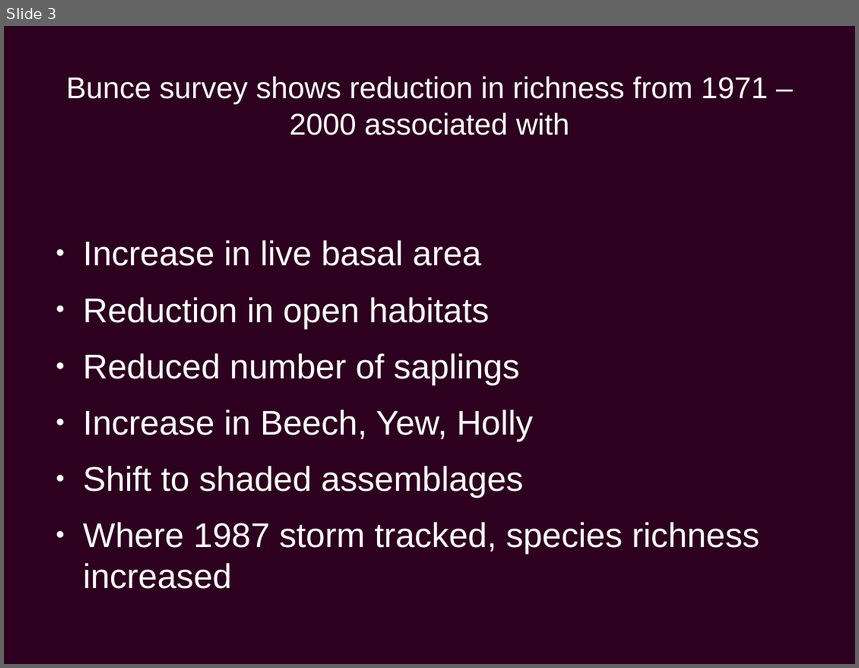
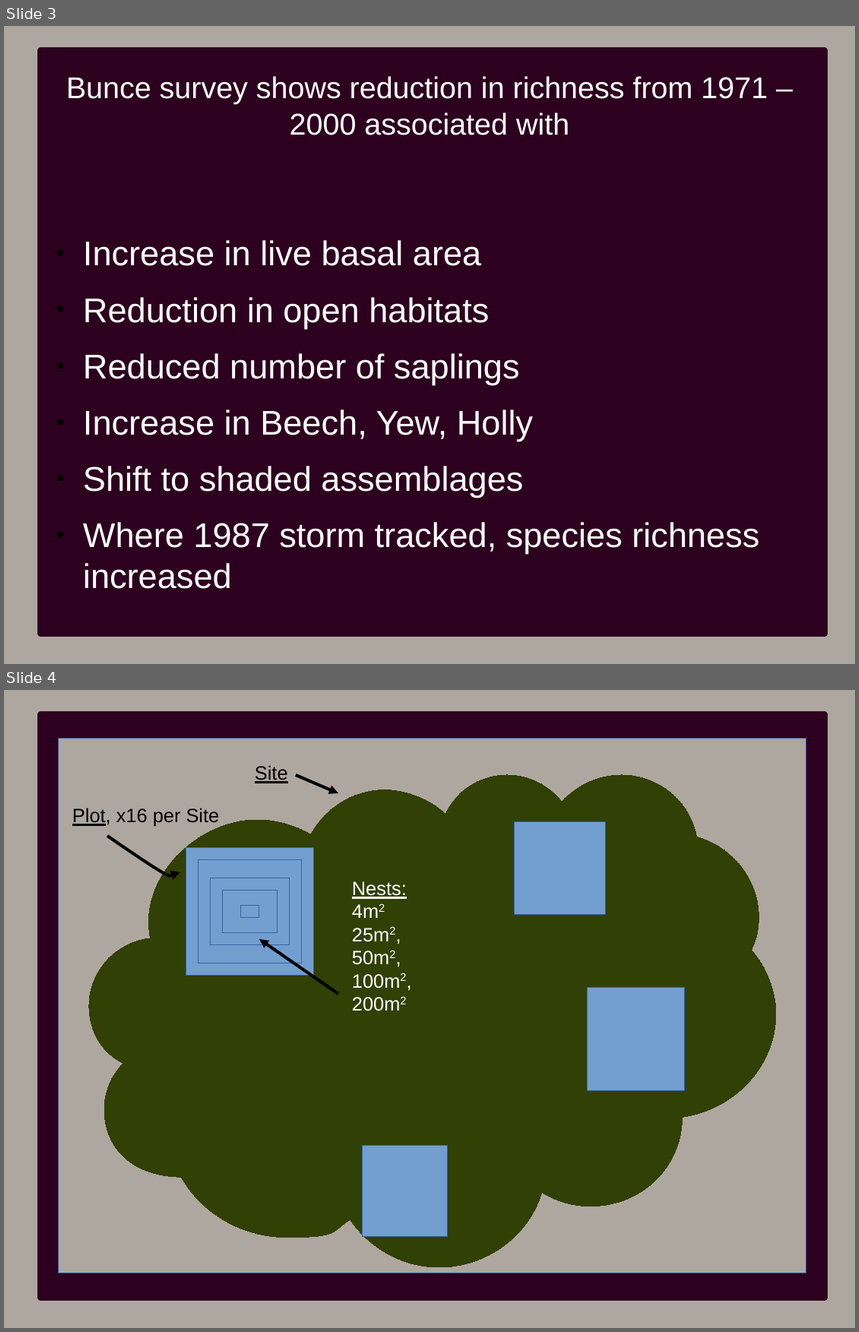
Before and after one commit to PetraGuy/CMEECourseWork, a slide deck: CMEEMainProject/Talk1.odp. Shown one above the other, each under a label of ours: slide 3 before the commit, slides 3 and 4 after it. The pictures are 859x668 and 859x1332 pixels, drawn with LibreOffice and Linux fonts; fonts in the diff are those of the drawing. Boxes give left, top, right and bottom in pixels: in the first picture for what was removed or moved away, otherwise in the second. Text is boxed around its words. In the diff, an @@ line names an element or a change of style, - is before the commit and + after.

```diff
--- a/CMEEMainProject/Talk1.odp
+++ b/CMEEMainProject/Talk1.odp
@@ slide 4 added at (4, 690, 855, 1328), background #AEA79F @@
@@ rectangle added at (40, 714, 825, 1298), fill #2C001E, outline #2C001E 5.67 pt @@
@@ rectangle added at (59, 739, 807, 1274), fill #AEA79F, outline #3465A4 0 pt @@
@@ freeform shape added at (89, 775, 776, 1268), fill #314004, outline #314004 0 pt @@
@@ text added at (255, 765, 288, 783), 18 pt, text #000000, underline @@
+Site
@@ freeform shape added at (296, 775, 338, 793), outline #000000 2.83 pt @@
@@ text added at (72, 808, 220, 826), 18 pt, text #000000 @@
+Plot, x16 per Site
@@ rectangle added at (515, 822, 606, 915), fill #729FCF, outline #3465A4 0 pt @@
@@ freeform shape added at (107, 836, 181, 875), outline #000000 2.83 pt @@
@@ rectangle added at (186, 848, 314, 976), fill #729FCF, outline #3465A4 0 pt @@
@@ rectangle added at (199, 860, 302, 964), fill #729FCF, outline #3465A4 0 pt @@
@@ rectangle added at (211, 878, 290, 945), fill #729FCF, outline #3465A4 0 pt @@
@@ rectangle added at (223, 891, 278, 933), fill #729FCF, outline #3465A4 0 pt @@
@@ text added at (352, 882, 407, 899), 18 pt, text #FFFFFF @@
+Nests:
+4m2
+25m2,
+50m2,
+100m2,
+200m2
@@ rectangle added at (241, 907, 259, 919), fill #729FCF, outline #3465A4 0 pt @@
@@ arrow added from (338, 994) to (259, 939), #000000 2.83 pt @@
@@ rectangle added at (588, 988, 685, 1091), fill #729FCF, outline #3465A4 0 pt @@
@@ rectangle added at (363, 1147, 448, 1238), fill #729FCF, outline #3465A4 0 pt @@
@@ slide 3 changed as well @@
@@ background #2C001E to #AEA79F @@
@@ rectangle added at (40, 50, 825, 634), fill #2C001E, outline #2C001E 5.67 pt @@
@@ text "Increase in live basal area" at (83, 240, 759, 554): bullet colour #FFFFFF to #000000 @@
```
Also in this commit, not shown: 4 other slides changed, 6 other slides added, 1 slide removed, 25 other files.
